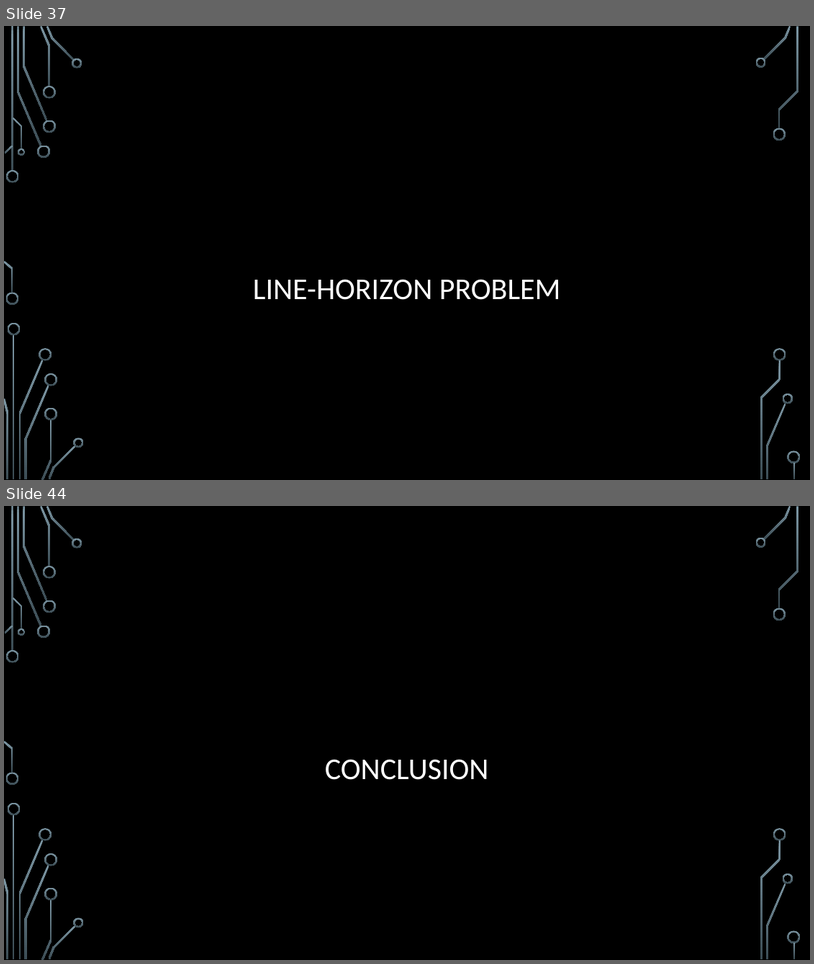
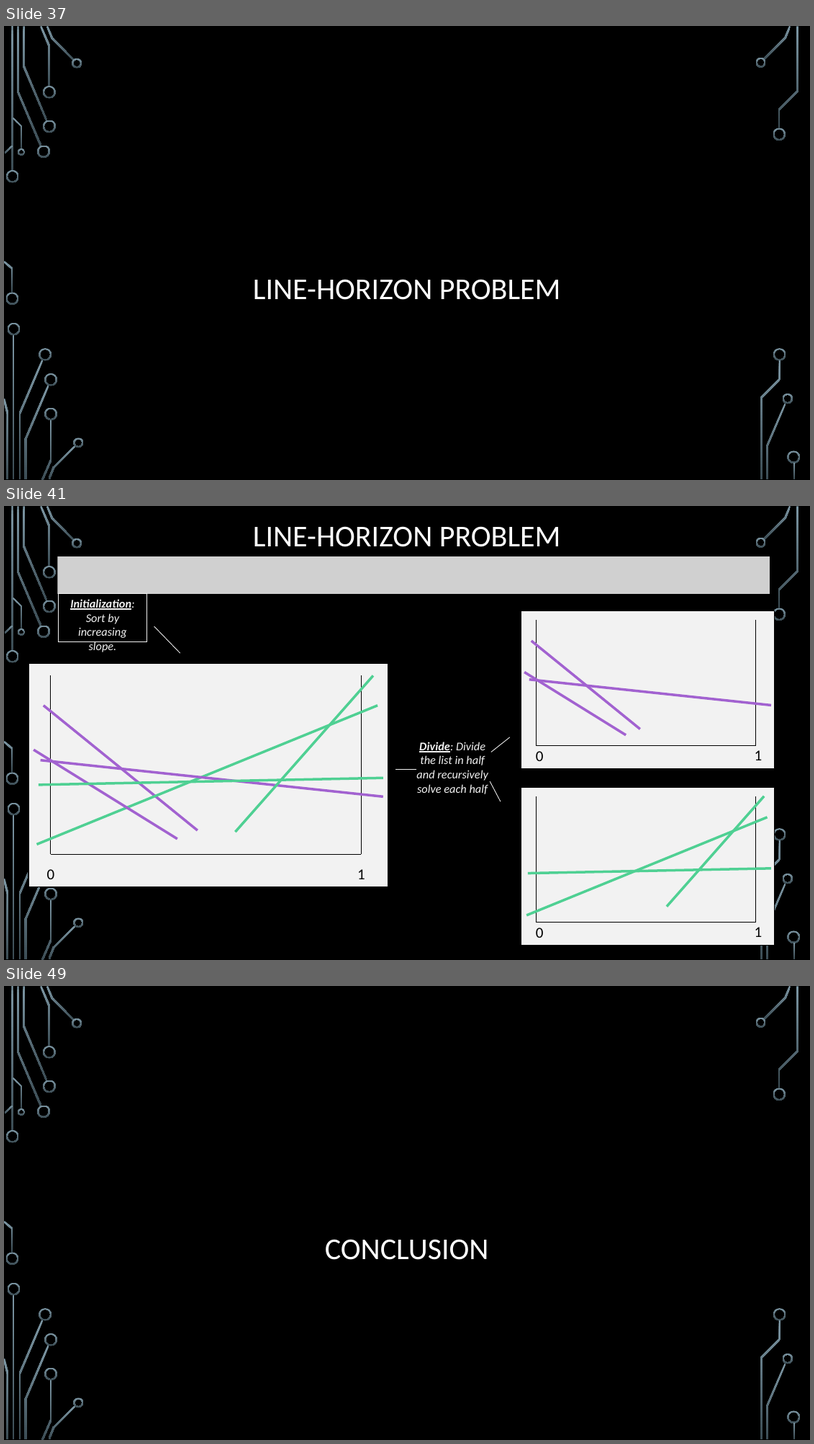
Before and after one commit to janiceeguo/advAlgo, a slide deck: slides/ComputationalGeom-part1-Intersections.pptx. Shown one above the other, each under a label of ours: slides 37 and 44 before the commit, slides 37, 41 and 49 after it; the slides between them are not shown. The pictures are 814x964 and 814x1444 pixels, drawn with LibreOffice and Linux fonts; fonts in the diff are those of the drawing; grey boxes stand for pictures; background and template pictures are left out. Boxes give left, top, right and bottom in pixels: in the first picture for what was removed or moved away, otherwise in the second. Text is boxed around its words. In the diff, an @@ line names an element or a change of style, - is before the commit and + after.

```diff
--- a/slides/ComputationalGeom-part1-Intersections.pptx
+++ b/slides/ComputationalGeom-part1-Intersections.pptx
@@ slide 41 added at bbox=[4, 506, 810, 960], background picture (left out); not listed: 34 template elements that a slide beside it also shows @@
@@ title added at bbox=[253, 526, 561, 547], 36 pt, text #FFFFFF @@
+LINE-HORIZON PROBLEM
@@ picture added at bbox=[58, 557, 771, 595] @@
@@ rectangle added at bbox=[59, 593, 147, 642], outline #F2F2F2 0.75 pt, 14 pt, text #F2F2F2, italic @@
+Initialization: Sort by increasing slope.
@@ line added from (180, 653) to (154, 626), #F2F2F2 0.75 pt @@
@@ text added at bbox=[417, 741, 489, 794], 14 pt, text #F2F2F2, italic @@
+Divide: Divide the list in half and recursively solve each half
@@ line added from (510, 737) to (491, 752), #F2F2F2 0.75 pt @@
@@ group added at bbox=[521, 610, 775, 769]: 7 lines, 2 texts, 1 rectangle @@
+0
+1
@@ line added from (417, 769) to (396, 769), #F2F2F2 0.75 pt @@
@@ line added from (501, 801) to (491, 781), #F2F2F2 0.75 pt @@
@@ group added at bbox=[28, 663, 388, 886]: 10 lines, 2 texts, 1 rectangle @@
+0
+1
@@ group added at bbox=[521, 788, 775, 945]: 7 lines, 2 texts, 1 rectangle @@
+0
+1
@@ what was slide 44 is now slide 49 @@
```
Also in this commit, not shown: 10 other slides added, 6 slides removed, 4 other files.
